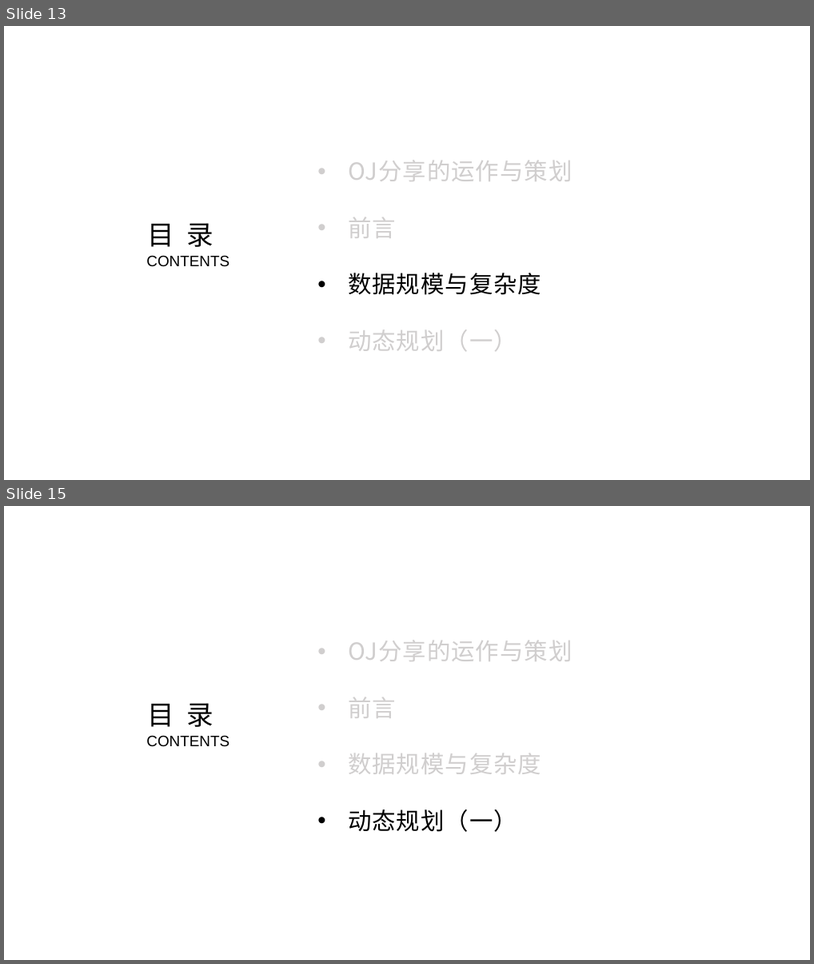
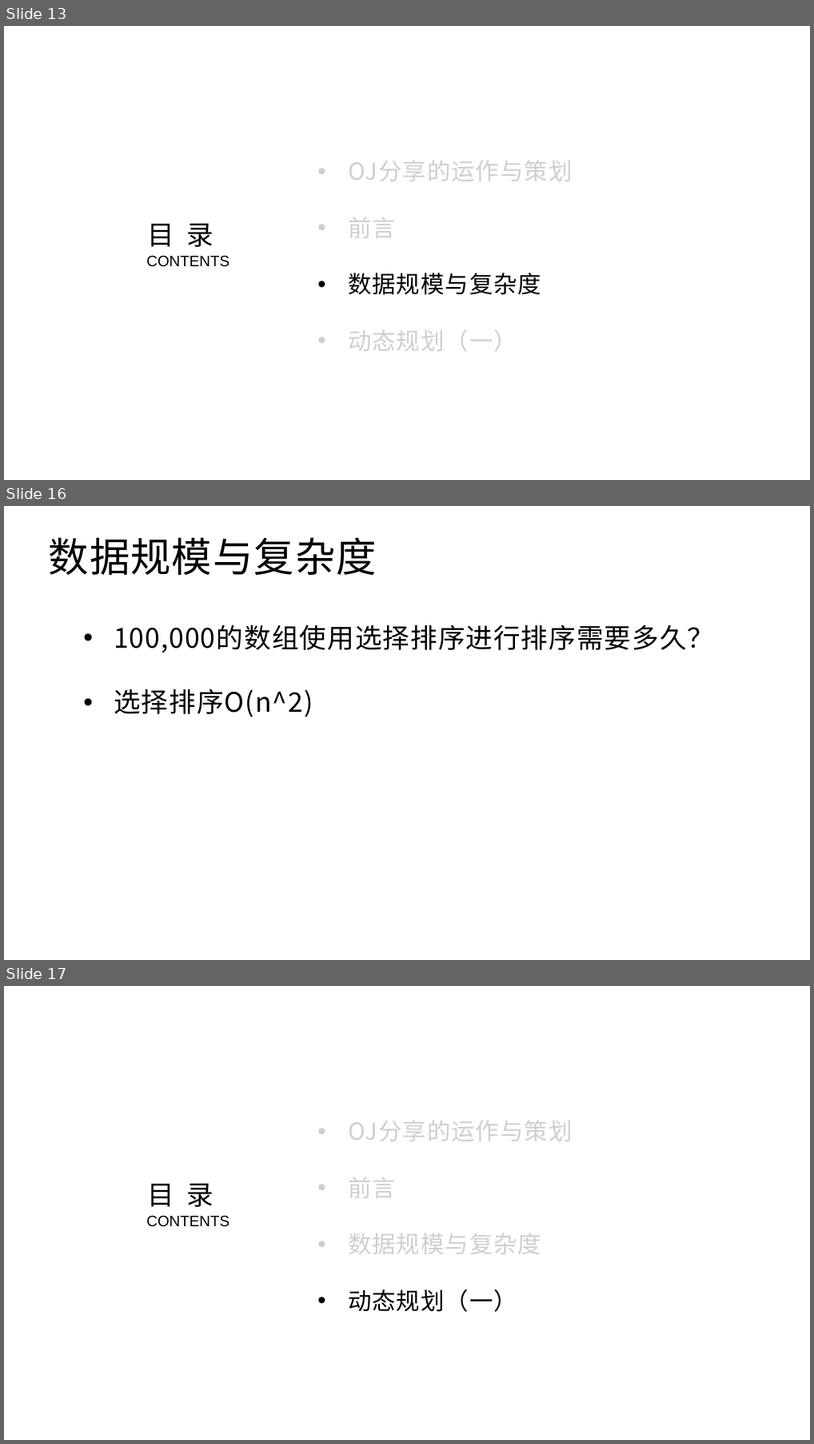
Before and after one commit to gegaojian-richard/ojshare, a slide deck: 第一次OJ分享.pptx. Shown one above the other, each under a label of ours: slides 13 and 15 before the commit, slides 13, 16 and 17 after it; the slides between them are not shown. The pictures are 814x964 and 814x1444 pixels, drawn with LibreOffice and Linux fonts; fonts in the diff are those of the drawing. Boxes give left, top, right and bottom in pixels: in the first picture for what was removed or moved away, otherwise in the second. Text is boxed around its words. In the diff, an @@ line names an element or a change of style, - is before the commit and + after.

```diff
--- a/第一次OJ分享.pptx
+++ b/第一次OJ分享.pptx
@@ slide 16 added at (4, 506, 810, 960), background #FFFFFF @@
@@ text added at (49, 537, 377, 575), 48 pt, text #000000 @@
+数据规模与复杂度
@@ text added at (114, 624, 714, 717), 32 pt, text #000000 @@
+• 100,000的数组使用选择排序进行排序需要多久？
+• 选择排序O(n^2)
@@ what was slide 15 is now slide 17 @@
```
Also in this commit, not shown: 1 slide changed, 1 other slide added, 3 other files.
